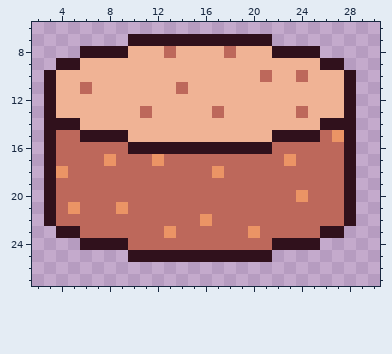
Edited in one commit: pixel-art sprite (Cosmo-Truckers/Assets/Checked Out/Cole/Art/MG_Art/0. PM_Art/1. LDG/1. Base/4. Head Rush/PM_LDG_Kibble.png). The picture above is the old version.
The file is 32x32 pixels. Shown: x 2..30, y 6..27.
And afterwards:
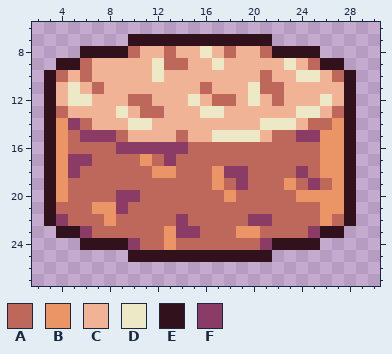
Palette (. is transparent): A #bd685b  B #eb9465  C #f0b395  D #ede8c5  E #30111c  F #8a3b66
Commit: Alex LDG art import
From old to new:
Colour A replaces colour B in row 17 at x 8, 12 and 23; in row 21 at x 5; in row 22 at x 16.
Colour A replaces colour C in row 8 at x 10 and 21; in row 9 at x 6, 13 to 14 and 25; in row 10 at x 4, 6 and 27; in row 11 at x 7, 16 and 21 to 22; in row 12 at x 10 to 11, 17 to 18 and 22; in row 13 at x 4, 12 and 27.
Colour A replaces colour C in row 14 at x 6 and 25; in row 15 at x 14.
Colour A replaces colour E in row 14 at x 26; in row 15 at x 9 and 22 to 23; in row 16 at x 15 to 21.
Colour B replaces colour A in row 15 at x 4 and 26; in row 16 at x 4 and 26 to 27; in row 17 at x 4, 11 and 26 to 27; in row 18 at x 12 to 13 and 26 to 27; in row 19 at x 4, 17, 23 and 27; in row 20 at x 4, 18 and 25 to 27.
Colour B replaces colour A in row 21 at x 7 to 8 and 26 to 27; in row 22 at x 8 and 26; in row 23 at x 19; in row 24 at x 13.
Colour B replaces colour E in row 14 at x 4 and 27.
Colour C replaces colour A in row 11 at x 6 and 14.
Colour D replaces colour A in row 10 at x 24; in row 13 at x 17 and 24.
Colour D replaces colour C in row 8 at x 16; in row 9 at x 12, 17 and 23; in row 10 at x 12 and 25; in row 11 at x 5 and 20; in row 12 at x 5 to 6, 15, 20 and 26; in row 13 at x 9, 16 and 25.
Colour D replaces colour C in row 14 at x 10 to 11 and 21 to 23; in row 15 at x 17 to 20.
Colour F replaces colour A in row 16 at x 9; in row 17 at x 5 to 6 and 13; in row 18 at x 5, 18 to 19 and 24; in row 19 at x 19 and 25; in row 20 at x 9 to 10; in row 22 at x 4, 14 and 20 to 21.
Colour F replaces colour A in row 23 at x 6, 14 to 15 and 25; in row 24 at x 10 and 21.
Colour F replaces colour B in row 21 at x 9.
Colour F replaces colour E in row 14 at x 5; in row 15 at x 6 to 8 and 24 to 25; in row 16 at x 10 to 14.
Where, in picture pixels (left, top, right, bottom), the same in both pictures:
changed: (56, 46, 344, 250)
